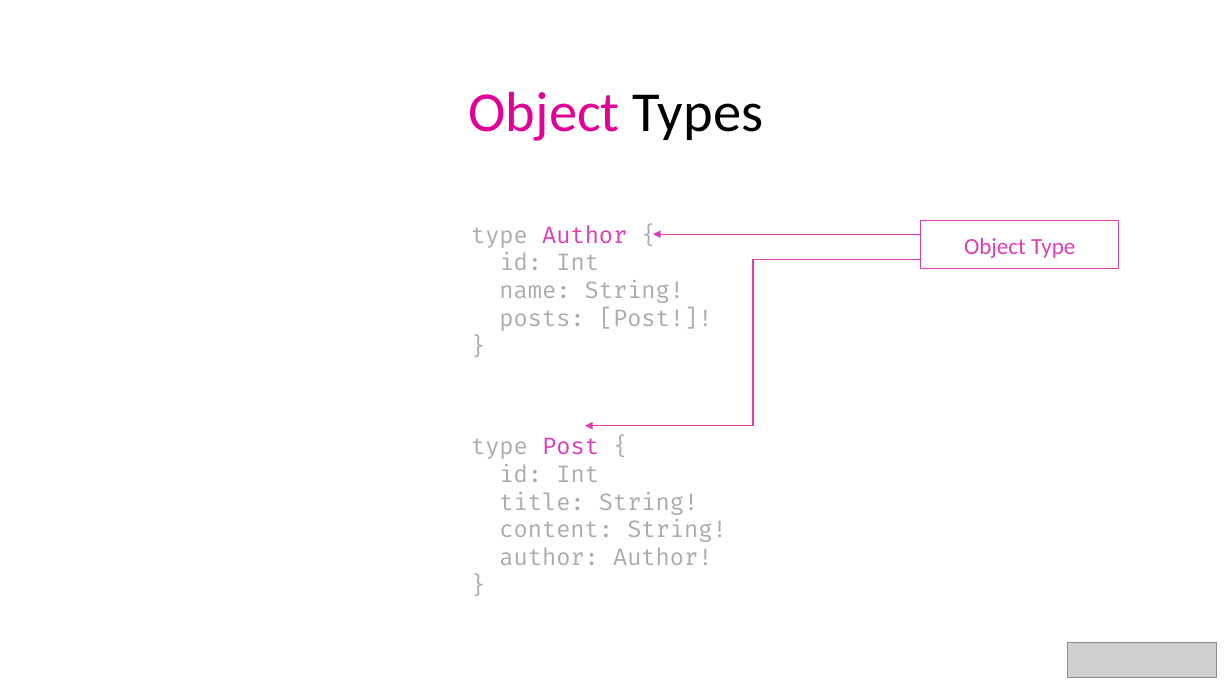
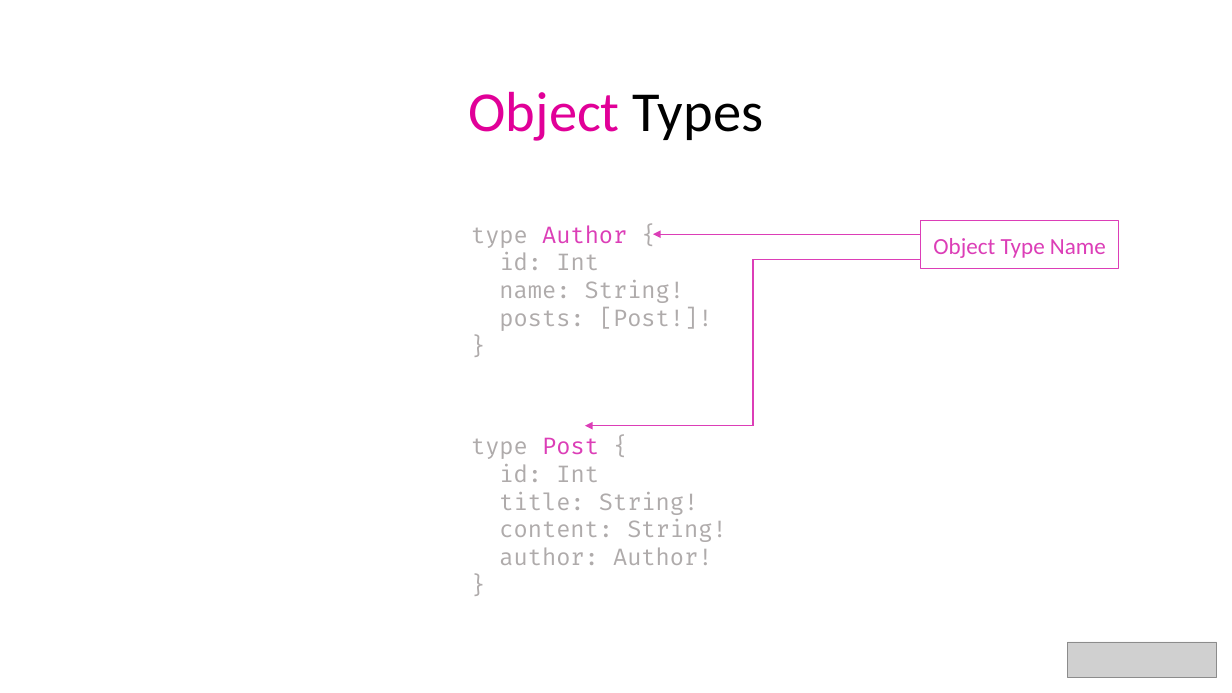
Before and after one commit to bytePassion/GraphQL-Talk, a slide deck: slide 29 of slides/GraphqlSlides.pptx. Drawn at 1232x693 pixels with LibreOffice and Linux fonts; fonts in the diff are those of the drawing; grey boxes stand for pictures. Boxes give left, top, right and bottom in pixels: in the first picture for what was removed or moved away, otherwise in the second. Text is boxed around its words. In the diff, an @@ line names an element or a change of style, - is before the commit and + after.

```diff
--- a/slides/GraphqlSlides.pptx
+++ b/slides/GraphqlSlides.pptx
@@ text in rectangle at (x1=933, y1=238, x2=1106, y2=258): text changed @@
-Object Type
+Object Type Name
```
